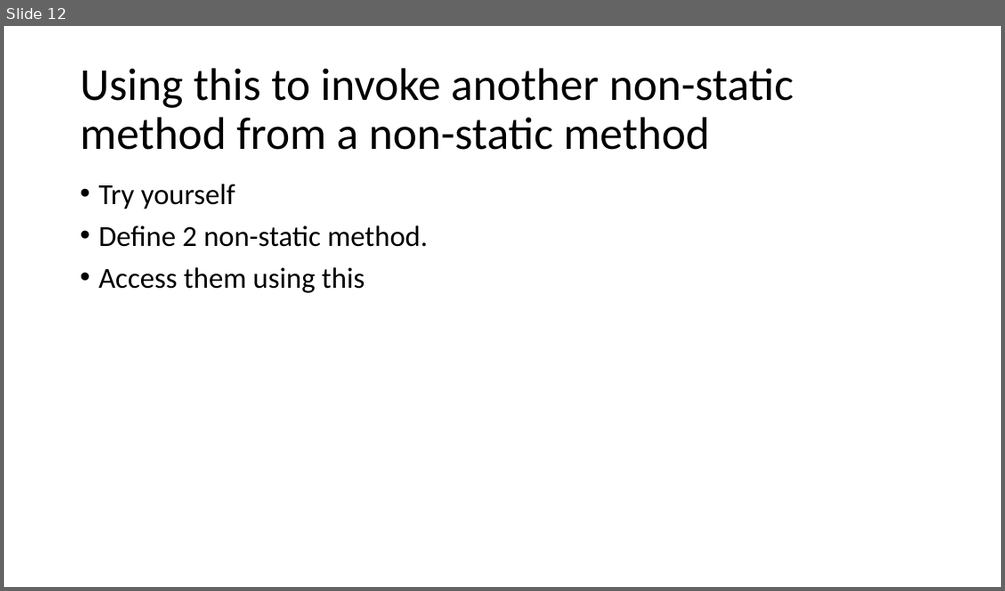
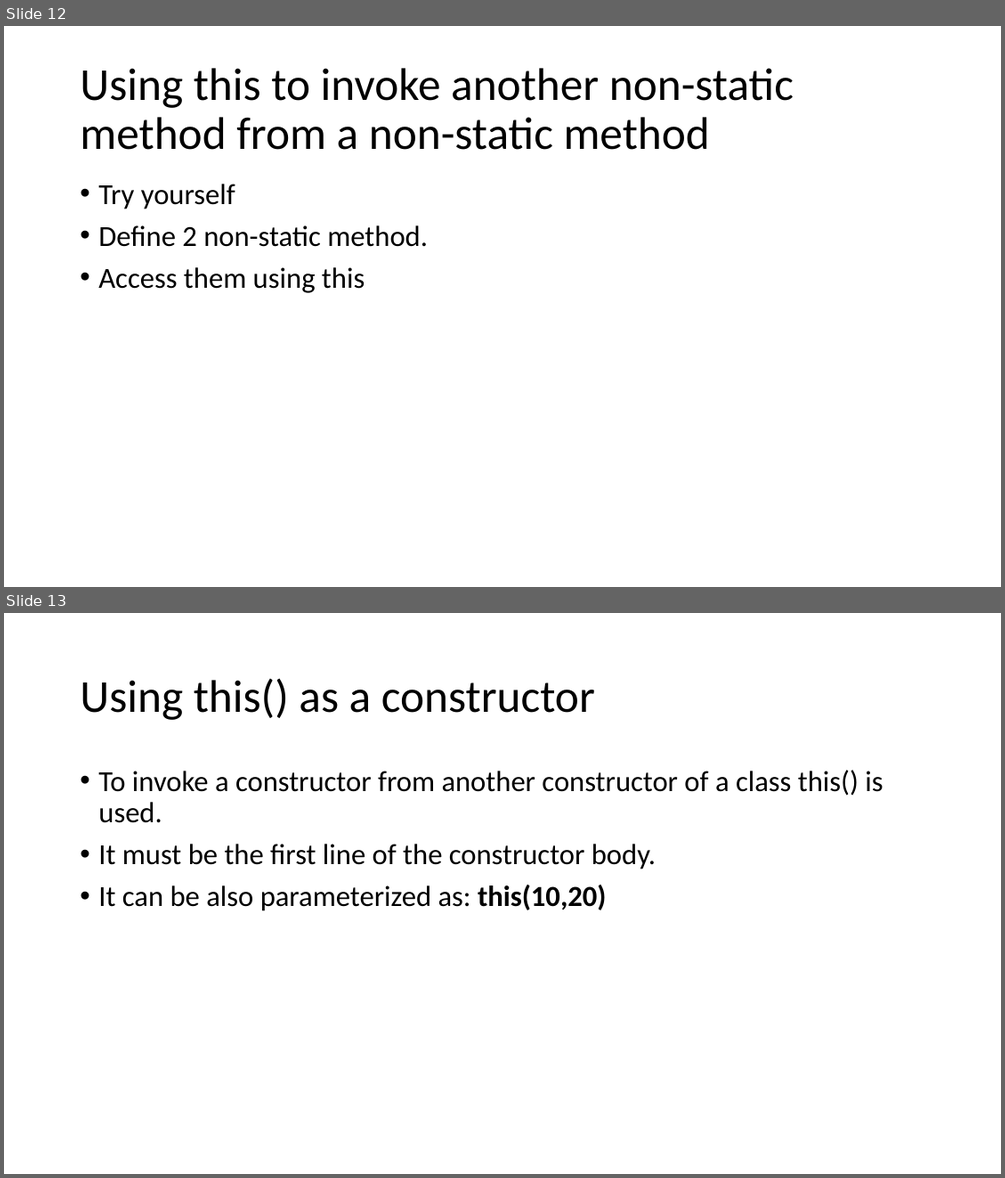
Before and after one commit to umaa-java-sept-2020/documents, a slide deck: constructors.pptx. Shown one above the other, each under a label of ours: slide 12 before the commit, slides 12 and 13 after it. The pictures are 1005x591 and 1005x1178 pixels, drawn with LibreOffice and Linux fonts; fonts in the diff are those of the drawing. Boxes give left, top, right and bottom in pixels: in the first picture for what was removed or moved away, otherwise in the second. Text is boxed around its words. In the diff, an @@ line names an element or a change of style, - is before the commit and + after.

```diff
--- a/constructors.pptx
+++ b/constructors.pptx
@@ slide 13 added at <box>4,613,1001,1174</box>, background #FFFFFF @@
@@ title added at <box>80,678,595,720</box>, 44 pt, text #000000 @@
+Using this() as a constructor
@@ text added at <box>98,770,882,911</box>, 28 pt, text #000000 @@
+• To invoke a constructor from another constructor of a class this() is used.
+• It must be the first line of the constructor body.
+• It can be also parameterized as: this(10,20)
```
Also in this commit, not shown: 3 other slides added.
